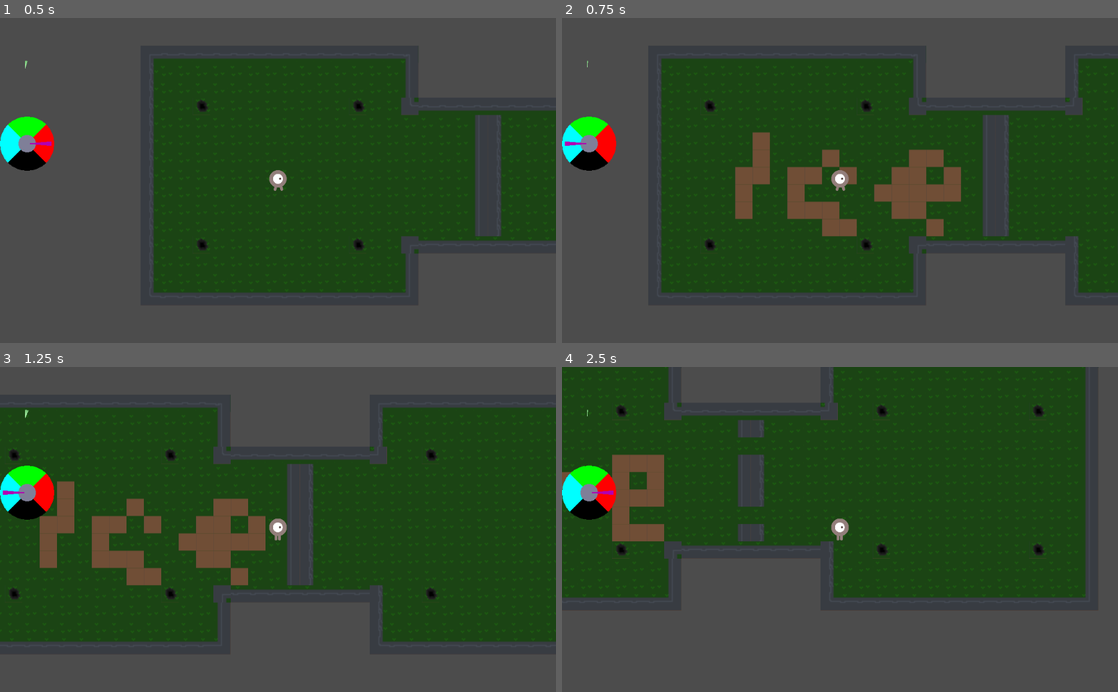
Above: before the commit, frames 1-4 (two rows, left to right).
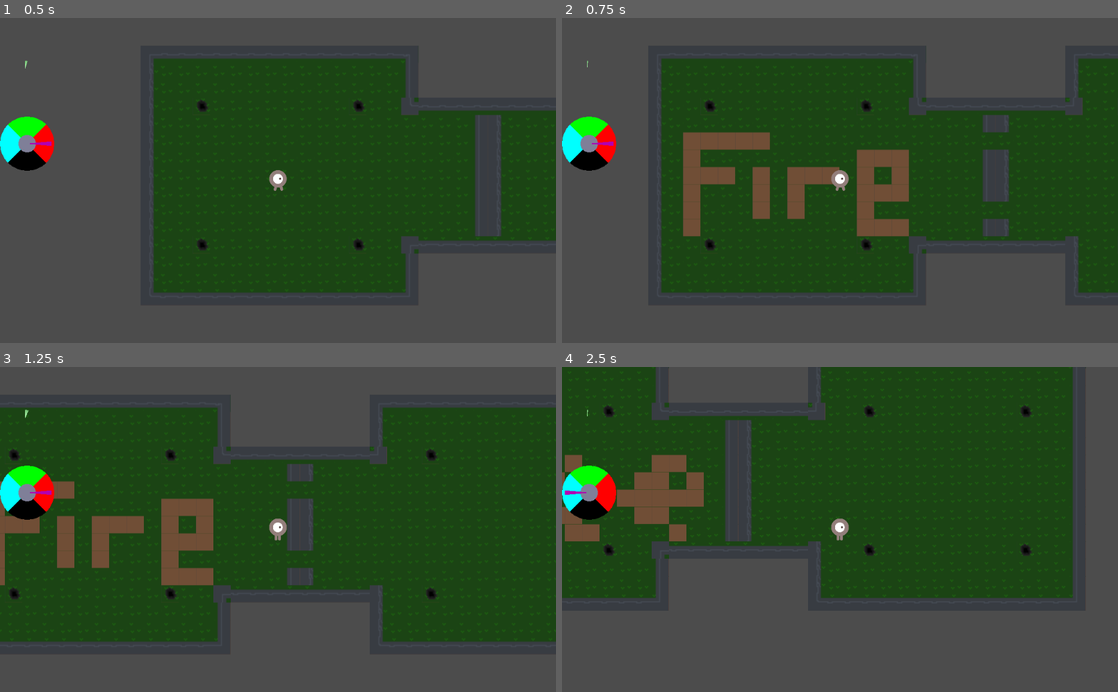
Above: after the commit, the same moments.

Repository: FiBe4000/Gamejam2022
Game: Godot game, scene res://src/Main.tscn
The game is run twice, just before and just after one commit, with the same random seed, the same clock (stepped at 60 frames per second) and the same inputs.
Inputs:
- Up to frame 1 (0.5 s): no input
- Up to frame 2 (0.75 s): tap Enter at 0.5 s; hold D (move_right) from 0.53 s (still down); hold Q (force_world_timeout) from 0.53 s (still down)
- Up to frame 3 (1.25 s): keep holding D (move_right); keep holding Q (force_world_timeout)
- Up to frame 4 (2.5 s): release D (move_right) at 1.28 s; release Q (force_world_timeout) at 1.28 s; hold S (move_down) 1.28-2.03 s; tap Down (aim_down) at 1.35 s; tap Q (force_world_timeout) at 1.55, 2.3 s; tap Space (shoot) at 2 s; hold D (move_right) from 2.03 s (still down); hold Left (aim_left) from 2.03 s (still down)

Frame 1 is identical in both runs. In frame 2, 7.8% of the frame differs, in the area x 0-81%, y 35-68%; in frame 3, 6.6%; in frame 4, 9.7%, in the area x 0-97%, y 0-72%.

Commit message:
WorldChangeSystem: Rotate clockwise

Diff:
--- a/src/WorldChangeSystem.gd
+++ b/src/WorldChangeSystem.gd
@@ -50,8 +50,8 @@
    # This event resets the world switch timer, and we manually trigger the world
    # switch here.
    if event.is_action_pressed("force_world_timeout"):
-      # Rotate world alignment 90 degrees
-      world_alignment = world_alignment.rotated(PI/2)
+      # Rotate world alignment 90 degrees clockwise
+      world_alignment = world_alignment.rotated(-PI/2)
       approach(world_alignment)
 
 func _on_WorldSwitchTimer_timeout():
